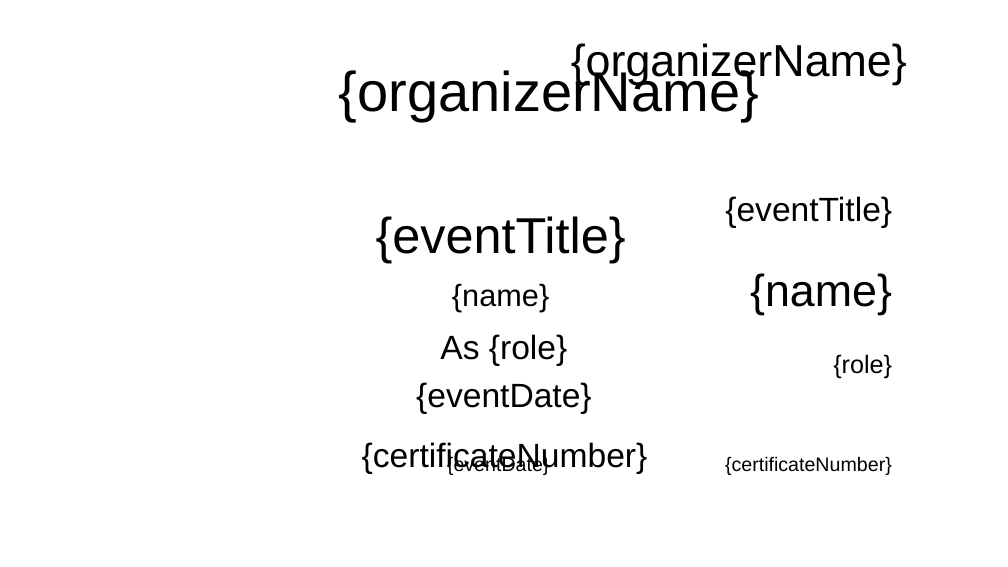
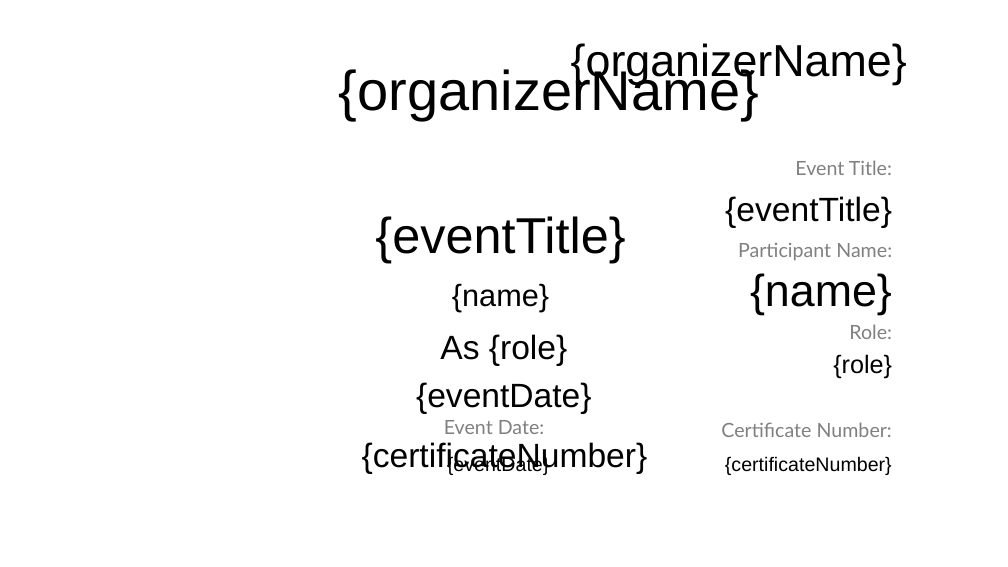
Before and after one commit to team-04-certify/server, a slide deck: slide 1 of storage/templates/ppt-text1.pptx. Drawn at 1008x567 pixels with LibreOffice and Linux fonts; fonts in the diff are those of the drawing; background and template pictures are left out. Boxes give left, top, right and bottom in pixels: in the first picture for what was removed or moved away, otherwise in the second. Text is boxed around its words. In the diff, an @@ line names an element or a change of style, - is before the commit and + after.

```diff
--- a/storage/templates/ppt-text1.pptx
+++ b/storage/templates/ppt-text1.pptx
@@ text added at (795, 160, 892, 175), 14 pt, text #808080 @@
+Event Title:
@@ text added at (738, 243, 892, 261), 14 pt, text #808080 @@
+Participant Name:
@@ text added at (849, 324, 892, 339), 14 pt, text #808080 @@
+Role:
@@ text added at (444, 420, 545, 434), 14 pt, text #808080 @@
+Event Date:
@@ text added at (721, 422, 892, 437), 14 pt, text #808080 @@
+Certificate Number:
```
Also in this commit, not shown: 1 other file.
